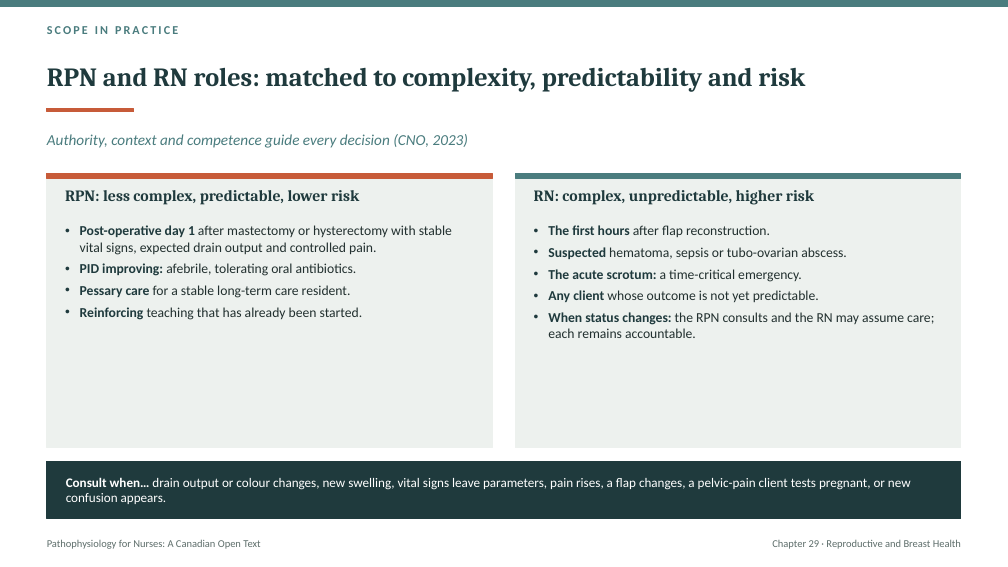
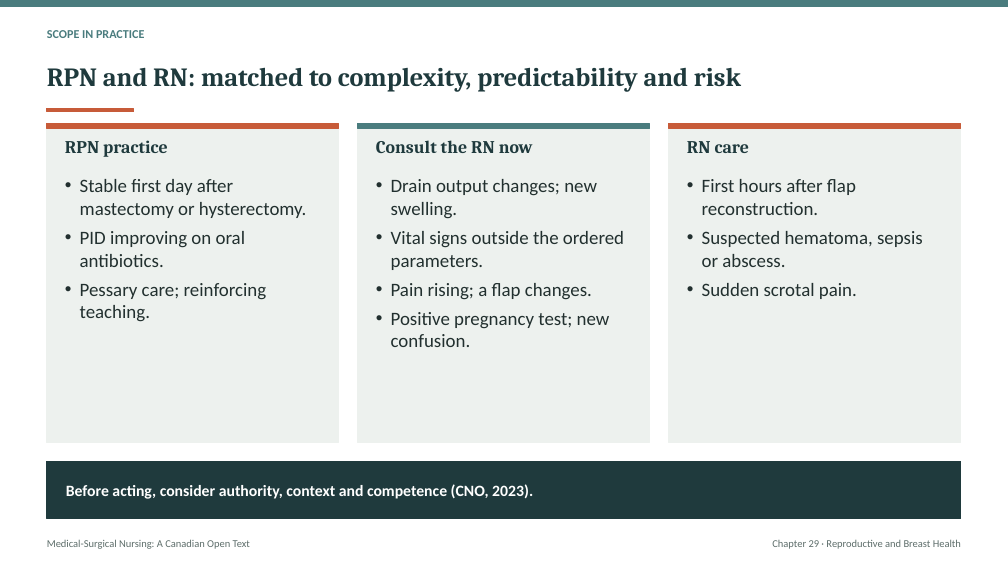
Before and after one commit to andrewleenl/opensourcenursing, a slide deck: slide 36 of Ch29_Reproductive_and_Breast_Health_in_Adult_Care_Lecture_Presentation.pptx. Drawn at 1008x567 pixels with LibreOffice and Linux fonts; fonts in the diff are those of the drawing. Boxes give left, top, right and bottom in pixels: in the first picture for what was removed or moved away, otherwise in the second. Text is boxed around its words. In the diff, an @@ line names an element or a change of style, - is before the commit and + after.

```diff
--- a/Ch29_Reproductive_and_Breast_Health_in_Adult_Care_Lecture_Presentation.pptx
+++ b/Ch29_Reproductive_and_Breast_Health_in_Adult_Care_Lecture_Presentation.pptx
@@ text "SCOPE IN PRACTICE" at (47,30,144,38): letter spacing 2 to 0 pt; vertical alignment top to middle @@
@@ title at (47,67,741,92): text changed @@
-RPN and RN roles: matched to complexity, predictability and risk
+RPN and RN: matched to complexity, predictability and risk
@@ rectangle: place and size @@
-rectangle at (47,174,492,448)
+rectangle at (47,124,339,442)
@@ rectangle: place and size @@
-rectangle at (47,174,492,178)
+rectangle at (47,124,339,129)
@@ text removed at (47,134,468,148) @@
-Authority, context and competence guide every decision (CNO, 2023)
@@ text added at (65,140,168,157), 17 pt, text #1F3A3D, bold @@
+RPN practice
@@ rectangle added at (358,124,650,442), fill #EDF1EE, outline #EDF1EE 1 pt @@
@@ rectangle added at (358,124,650,129), fill #4A7C7E, outline #4A7C7E 1 pt @@
@@ text added at (376,140,533,153), 17 pt, text #1F3A3D, bold @@
+Consult the RN now
@@ rectangle: place and size @@
-rectangle at (516,174,961,448)
+rectangle at (669,124,961,442)
@@ rectangle added at (669,124,961,129), fill #C75B39, outline #C75B39 1 pt @@
@@ text added at (687,141,749,153), 17 pt, text #1F3A3D, bold @@
+RN care
@@ text at (80,179,306,322): text changed; size 13 to 18 pt @@
-• Post-operative day 1 after mastectomy or hysterectomy with stable vital signs, expected drain output and controlled pain.
-• PID improving: afebrile, tolerating oral antibiotics.
-• Pessary care for a stable long-term care resident.
-• Reinforcing teaching that has already been started.
+• Stable first day after mastectomy or hysterectomy.
+• PID improving on oral antibiotics.
+• Pessary care; reinforcing teaching.
@@ text added at (391,179,624,347), 18 pt, text #22302F @@
+• Drain output changes; new swelling.
+• Vital signs outside the ordered parameters.
+• Pain rising; a flap changes.
+• Positive pregnancy test; new confusion.
@@ rectangle removed at (516,174,961,178) @@
@@ text added at (702,179,923,299), 18 pt, text #22302F @@
+• First hours after flap reconstruction.
+• Suspected hematoma, sepsis or abscess.
+• Sudden scrotal pain.
@@ text removed at (65,190,359,205) @@
-RPN: less complex, predictable, lower risk
@@ text removed at (534,190,814,205) @@
-RN: complex, unpredictable, higher risk
@@ text removed at (548,225,934,338) @@
-• The first hours after flap reconstruction.
-• Suspected hematoma, sepsis or tubo-ovarian abscess.
-• The acute scrotum: a time-critical emergency.
-• Any client whose outcome is not yet predictable.
-• When status changes: the RPN consults and the RN may assume care; each remains accountable.
@@ text at (66,484,533,499): text changed; size 12.5 to 15 pt; bold on @@
-Consult when… drain output or colour changes, new swelling, vital signs leave parameters, pain rises, a flap changes, a pelvic-pain client tests pregnant, or new confusion appears.
+Before acting, consider authority, context and competence (CNO, 2023).
@@ text at (47,539,250,549): text changed @@
-Pathophysiology for Nurses: A Canadian Open Text
+Medical-Surgical Nursing: A Canadian Open Text
```
Also in this commit, not shown: 9 other slides changed, 40 slides added, 40 slides removed, 14 other files.
